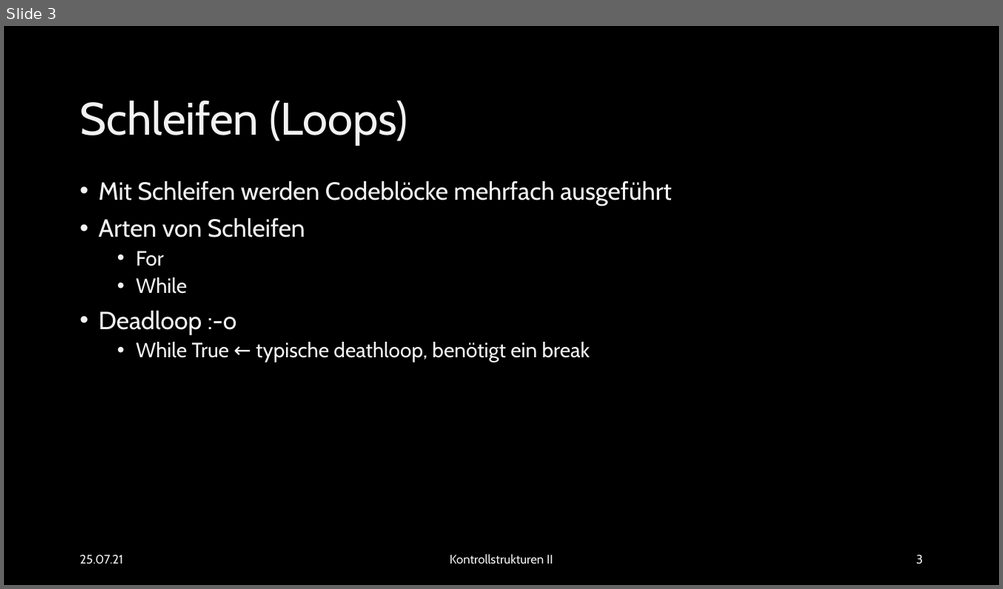
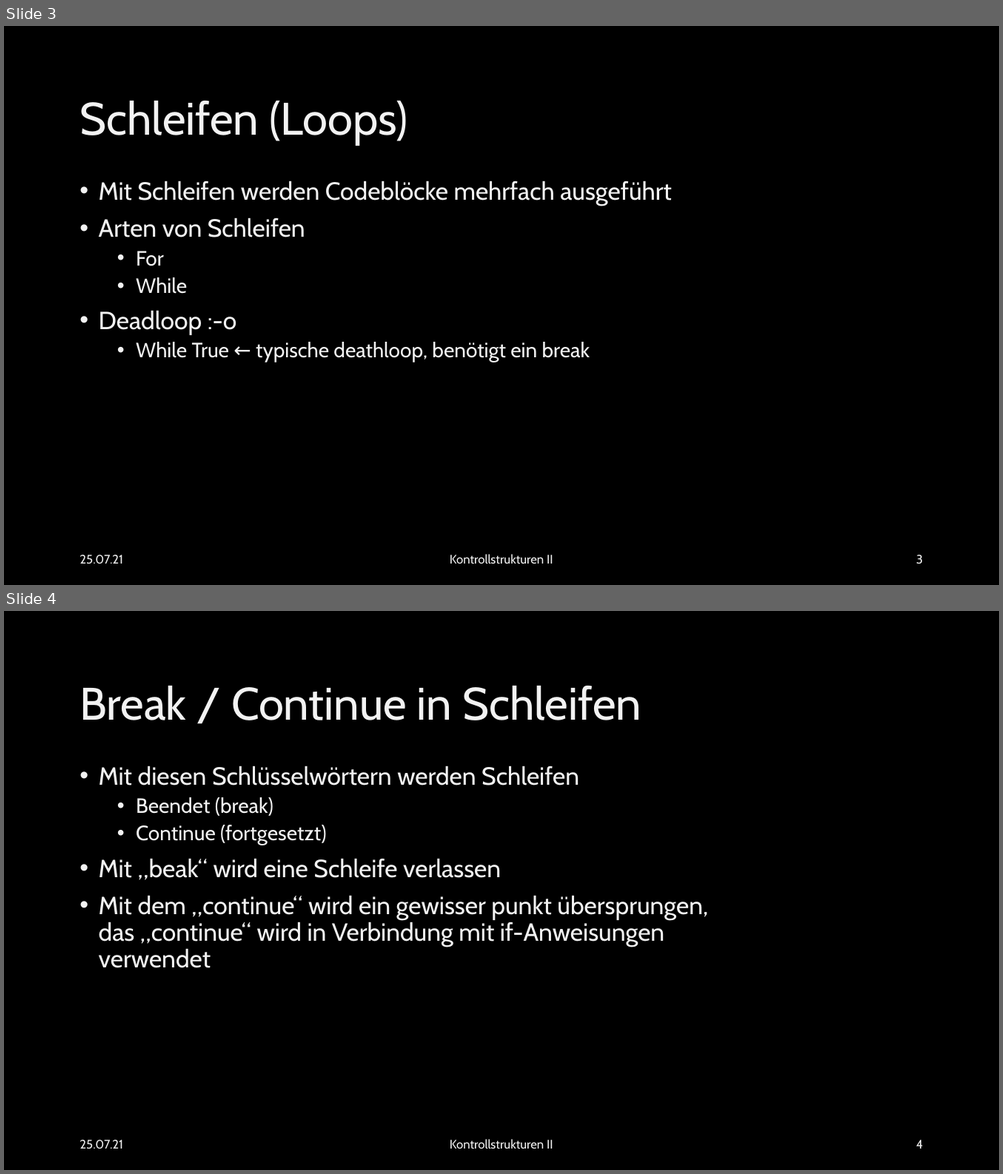
Before and after one commit to EsstBananeImEi/python_kurs, a slide deck: Materialien/Powerpoint/Einfuehrung in konrollstrukturen 2.pptx. Shown one above the other, each under a label of ours: slide 3 before the commit, slides 3 and 4 after it. The pictures are 1003x589 and 1003x1174 pixels, drawn with LibreOffice and Linux fonts; fonts in the diff are those of the drawing; background and template pictures are left out. Boxes give left, top, right and bottom in pixels: in the first picture for what was removed or moved away, otherwise in the second. Text is boxed around its words. In the diff, an @@ line names an element or a change of style, - is before the commit and + after.

```diff
--- a/Materialien/Powerpoint/Einfuehrung in konrollstrukturen 2.pptx
+++ b/Materialien/Powerpoint/Einfuehrung in konrollstrukturen 2.pptx
@@ slide 4 added at (4, 611, 999, 1170), background picture (left out) @@
@@ title added at (79, 685, 641, 721), 44 pt, text #F2F2F2 @@
+Break / Continue in Schleifen
@@ text added at (99, 766, 708, 968), 24 pt, text #F2F2F2 @@
+• Mit diesen Schlüsselwörtern werden Schleifen
+  • Beendet (break)
+  • Continue (fortgesetzt)
+• Mit „beak“ wird eine Schleife verlassen
+• Mit dem „continue“ wird ein gewisser punkt übersprungen, das „continue“ wird in Verbindung mit if-Anweisungen verwendet
@@ text added at (79, 1140, 123, 1150), 12 pt, text gradient #9E9E9E to #EDEDED to #FFFFFF @@
+25.07.21
@@ text added at (449, 1139, 553, 1149), 12 pt, text #F2F2F2 @@
+Kontrollstrukturen II
@@ page number added at (916, 1140, 922, 1149), 12 pt, text gradient #9E9E9E to #EDEDED to #FFFFFF @@
+4
```
Also in this commit, not shown: 1 slide changed, 6 other files.
